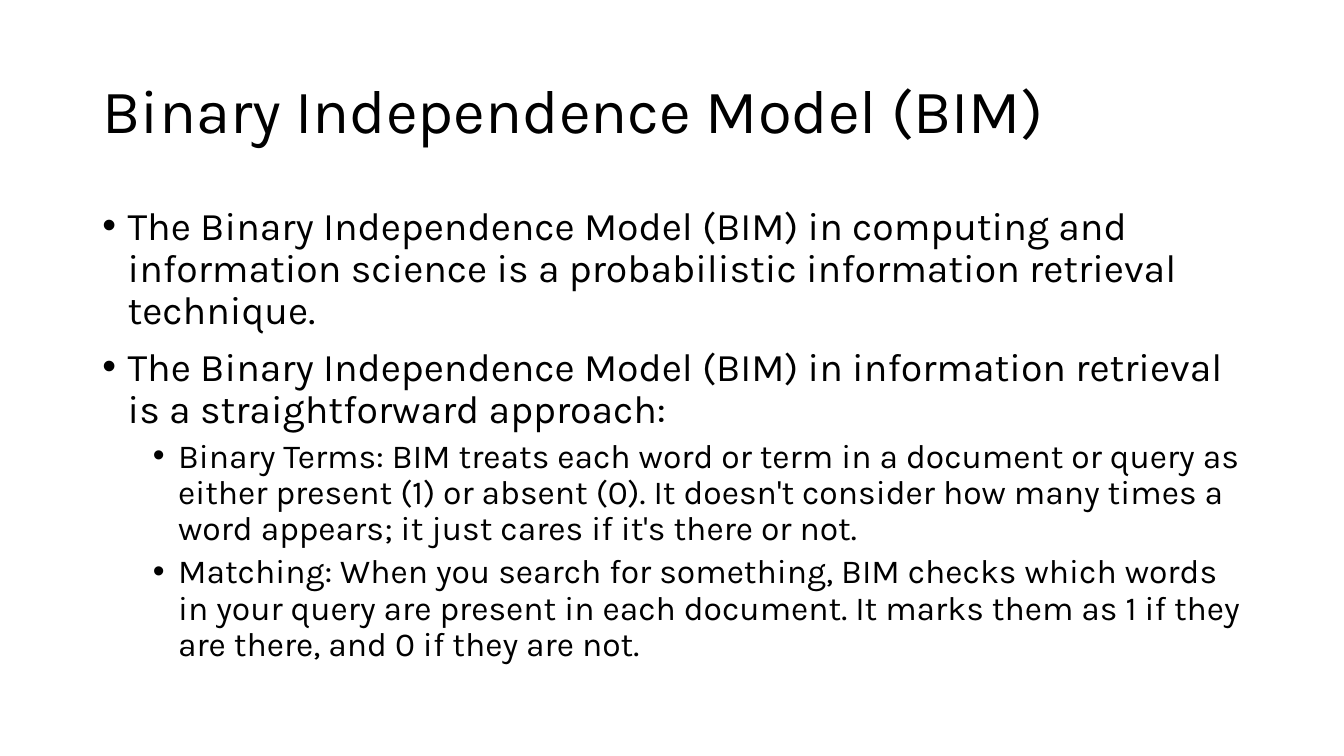
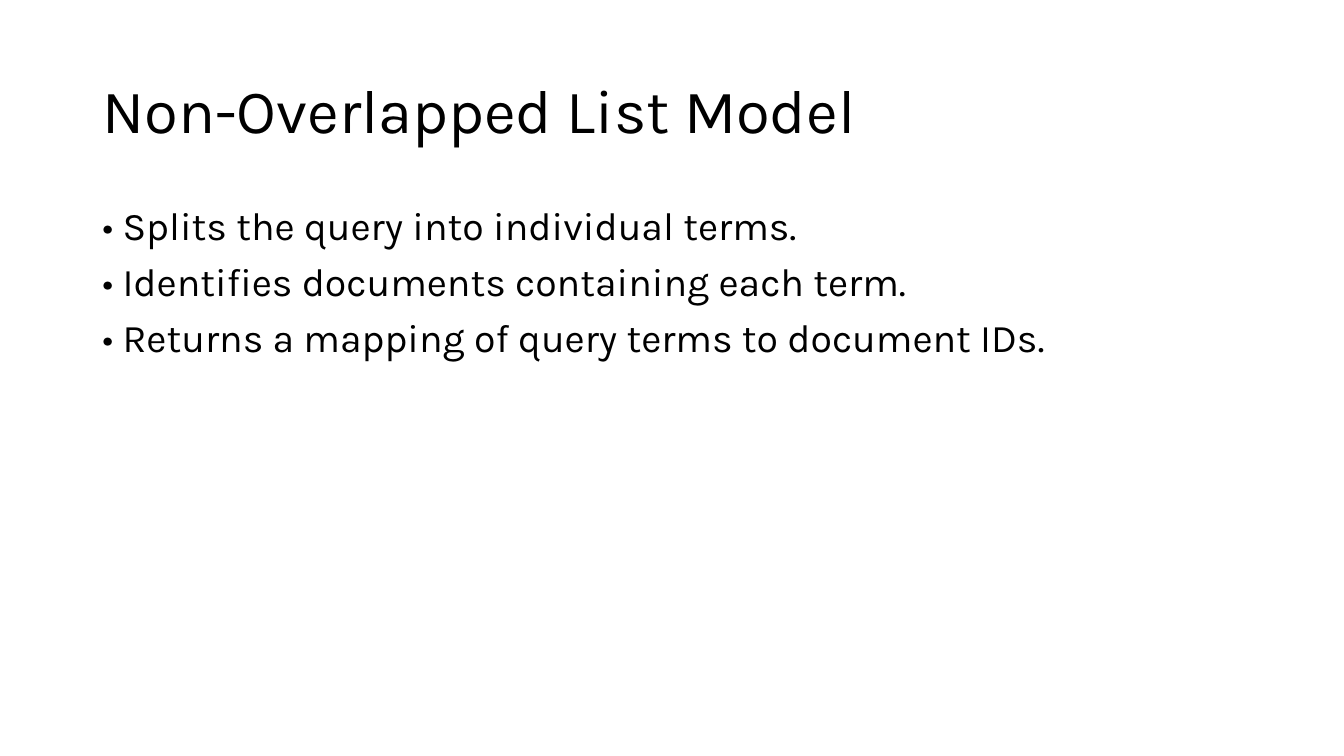
Before and after one commit to AbdulMateenzwl/Information-Retrieval, a slide deck: slide 6 of Assignment 3/Report.pptx. Drawn at 1344x756 pixels with LibreOffice and Linux fonts; fonts in the diff are those of the drawing. Boxes give left, top, right and bottom in pixels: in the first picture for what was removed or moved away, otherwise in the second. Text is boxed around its words. In the diff, an @@ line names an element or a change of style, - is before the commit and + after.

```diff
--- a/Assignment 3/Report.pptx
+++ b/Assignment 3/Report.pptx
@@ title at (x1=102, y1=90, x2=855, y2=148): text changed @@
-Binary Independence Model (BIM)
+Non-Overlapped List Model
@@ text at (x1=123, y1=213, x2=1044, y2=362): text changed; size 24 to 28 pt @@
-• The Binary Independence Model (BIM) in computing and information science is a probabilistic information retrieval technique.
-• The Binary Independence Model (BIM) in information retrieval is a straightforward approach:
-  • Binary Terms: BIM treats each word or term in a document or query as either present (1) or absent (0). It doesn't consider how many times a word appears; it just cares if it's there or not.
-  • Matching: When you search for something, BIM checks which words in your query are present in each document. It marks them as 1 if they are there, and 0 if they are not.
+• Splits the query into individual terms.
+• Identifies documents containing each term.
+• Returns a mapping of query terms to document IDs.
```
Also in this commit, not shown: 10 other slides changed, 2 slides added, 4 slides removed, 33 other files.
